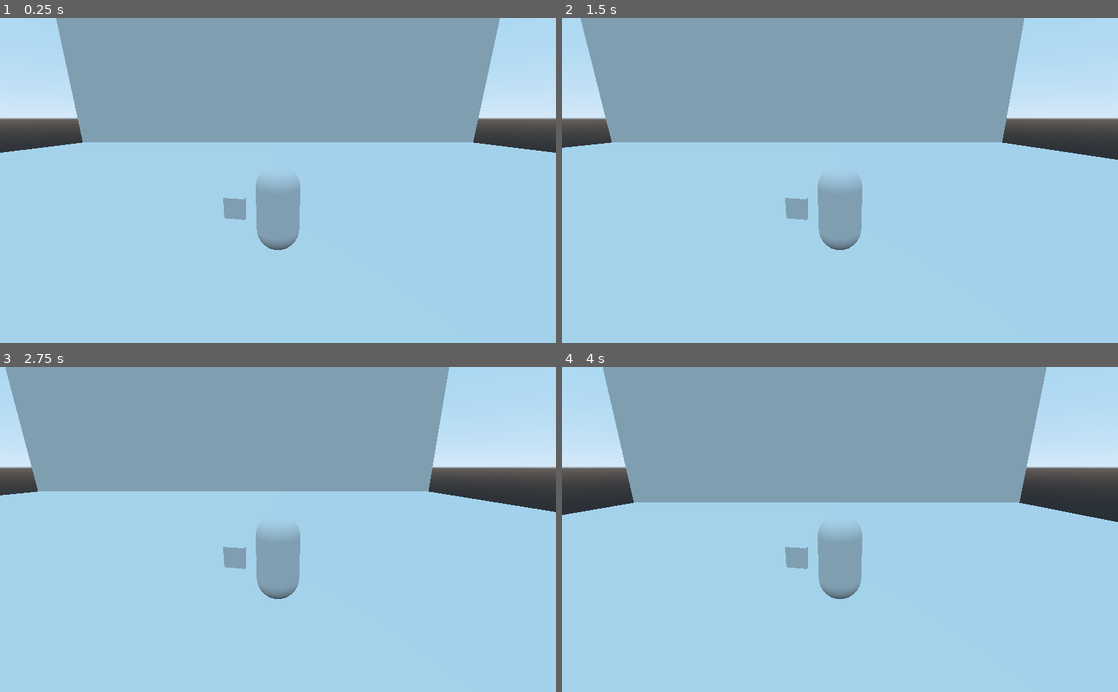
Above: before the commit, frames 1-4 (two rows, left to right).
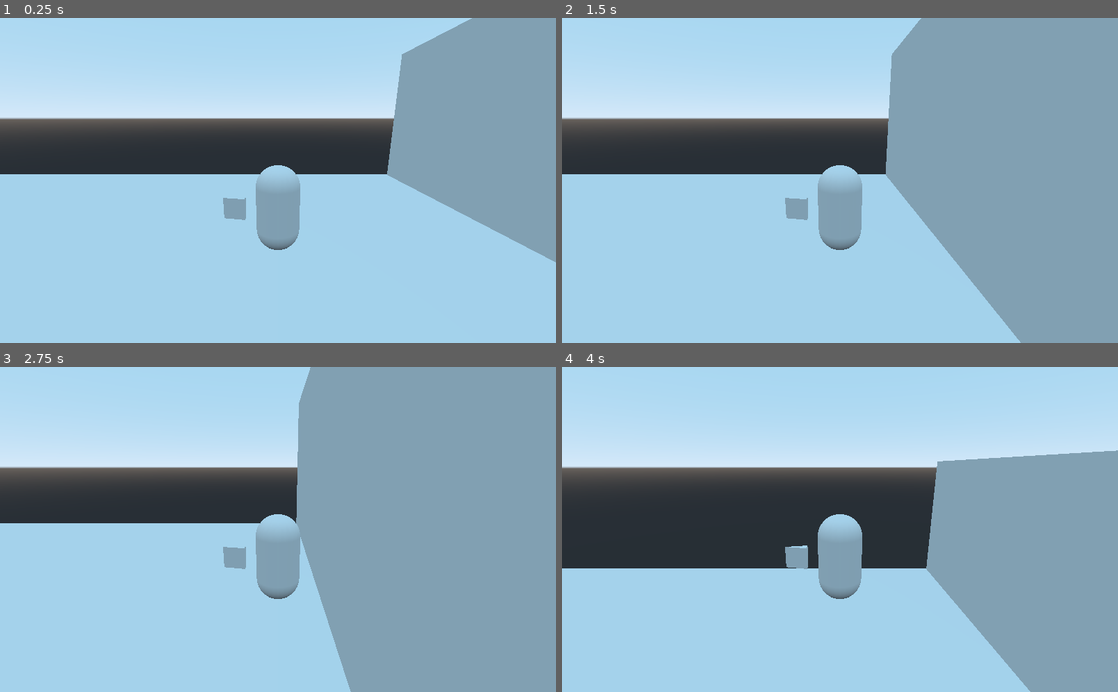
Above: after the commit, the same moments.

Repository: matgib38/Devoid
Game: Godot game, scene res://Test Level.tscn
The game is run twice, just before and just after one commit, with the same random seed, the same clock (stepped at 60 frames per second) and the same inputs. The project has no main scene, so this scene is started directly.
Inputs:
- Up to frame 1 (0.25 s): no input
- Up to frame 2 (1.5 s): tap Enter at 0.5 s; hold Right (ui_right) 0.53-1.28 s; hold Left (ui_left) from 1.28 s (still down)
- Up to frame 3 (2.75 s): release Left (ui_left) at 2.03 s; hold Right (ui_right) from 2.03 s (still down)
- Up to frame 4 (4 s): release Right (ui_right) at 2.78 s; hold Up (ui_up) 2.78-3.53 s; hold Left (ui_left) from 3.53 s (still down)

The runs differ from the first frame. In frame 1, 42% of the frame differs, in the area x 0-100%, y 0-76%; in frame 2, 53%; in frame 3, 59%; in frame 4, 60%, in the area x 0-100%, y 0-100%.

Commit message:
changed player shape to pill, added more to test level besides just flat.. Tried to make turn code, need more time for it

Diff:
--- a/Movement.gd
+++ b/Movement.gd
@@ -1,8 +1,7 @@
 extends KinematicBody
 
-var gravity = 9.8
-var jump = 7
-
+var gravity = 30
+var jump = 20
 
 export var max_speed = 10
 export var friction = 10
@@ -31,7 +30,6 @@
 			speed = max_speed
 
 	move_vector.z = input.z * speed
-	#move_and_slide(move_vector, Vector3.UP)
 
 	if not is_on_floor():
 		move_vector.y -= gravity * delta
--- a/Player.tscn
+++ b/Player.tscn
@@ -8,8 +8,8 @@
 [sub_resource type="CapsuleMesh" id=2]
 radius = 0.5
 
-[sub_resource type="BoxShape" id=3]
-extents = Vector3( 0.540276, 0.509021, 1 )
+[sub_resource type="CapsuleShape" id=3]
+radius = 0.506314
 
 [node name="Player" type="KinematicBody"]
 script = ExtResource( 1 )
--- a/Test Level.tscn
+++ b/Test Level.tscn
@@ -15,7 +15,7 @@
 [node name="Player" parent="." instance=ExtResource( 1 )]
 
 [node name="Floor" type="StaticBody" parent="."]
-transform = Transform( 1, 0, 0, 0, 1, 0, 0, 0, 1, 0, -1, 0 )
+transform = Transform( -0.3, 0, 0, 0, 1, 0, 0, 0, 1, 0, -1, 0 )
 
 [node name="MeshInstance" type="MeshInstance" parent="Floor"]
 transform = Transform( 5, 0, 0, 0, 1, 0, 0, 0, 5, 0, 0, 0 )
@@ -26,7 +26,7 @@
 shape = SubResource( 2 )
 
 [node name="Floor2" type="StaticBody" parent="."]
-transform = Transform( -4.37114e-08, -1, 0, 1, -4.37114e-08, 0, 0, 0, 1, 26, -1, 0 )
+transform = Transform( 9.90036e-16, 1.31134e-08, 0.3, 1, -7.54979e-08, 0, -7.54979e-08, -1, 4.37114e-08, 0, -13.2, 19 )
 
 [node name="MeshInstance" type="MeshInstance" parent="Floor2"]
 transform = Transform( 5, 0, 0, 0, 1, 0, 0, 0, 5, 0, 0, 0 )
@@ -35,3 +35,14 @@
 
 [node name="CollisionShape" type="CollisionShape" parent="Floor2"]
 shape = SubResource( 2 )
+
+[node name="Floor3" type="StaticBody" parent="."]
+transform = Transform( 5.73206e-16, 1.31134e-08, 0.3, 1, -4.37114e-08, 0, 4.37114e-08, 1, -4.37114e-08, -0.0651703, -19, 7 )
+
+[node name="MeshInstance" type="MeshInstance" parent="Floor3"]
+transform = Transform( 5, 0, 0, 0, 1, 0, 0, 0, 5, 0, 0, 0 )
+mesh = SubResource( 1 )
+material/0 = SubResource( 3 )
+
+[node name="CollisionShape" type="CollisionShape" parent="Floor3"]
+shape = SubResource( 2 )
Binary file removed: icon.png
Not shown, removed: icon.png.import
